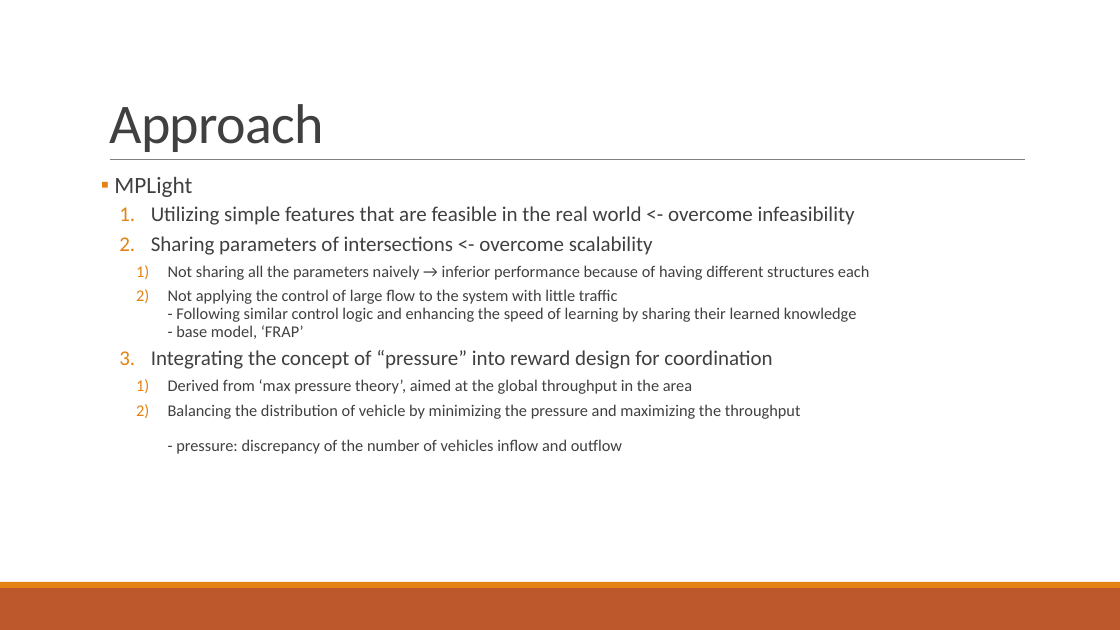
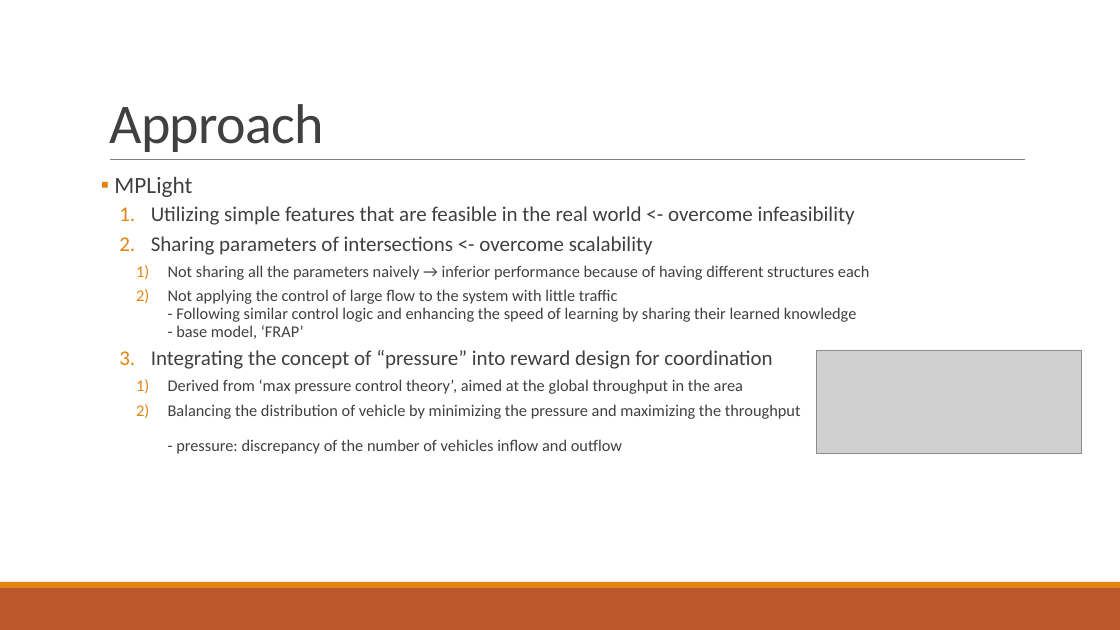
Before and after one commit to 3neutronstar/traffic-optimization_RL, a slide deck: slide 20 of 1st_Seminar(강민수).pptx (slide 19 before the commit). Drawn at 1120x630 pixels with LibreOffice and Linux fonts; fonts in the diff are those of the drawing; grey boxes stand for pictures. Boxes give left, top, right and bottom in pixels: in the first picture for what was removed or moved away, otherwise in the second. Text is boxed around its words. In the diff, an @@ line names an element or a change of style, - is before the commit and + after.

```diff
--- a/1st_Seminar(강민수).pptx
+++ b/1st_Seminar(강민수).pptx
@@ picture added at [817,350,1082,453] @@
@@ text at [168,379,743,394]: text changed @@
-    1) Derived from ‘max pressure theory’, aimed at the global throughput in the area
+    1) Derived from ‘max pressure control theory’, aimed at the global throughput in the area
```
Also in this commit, not shown: 2 other slides changed, 5 slides added, 2 slides removed.
